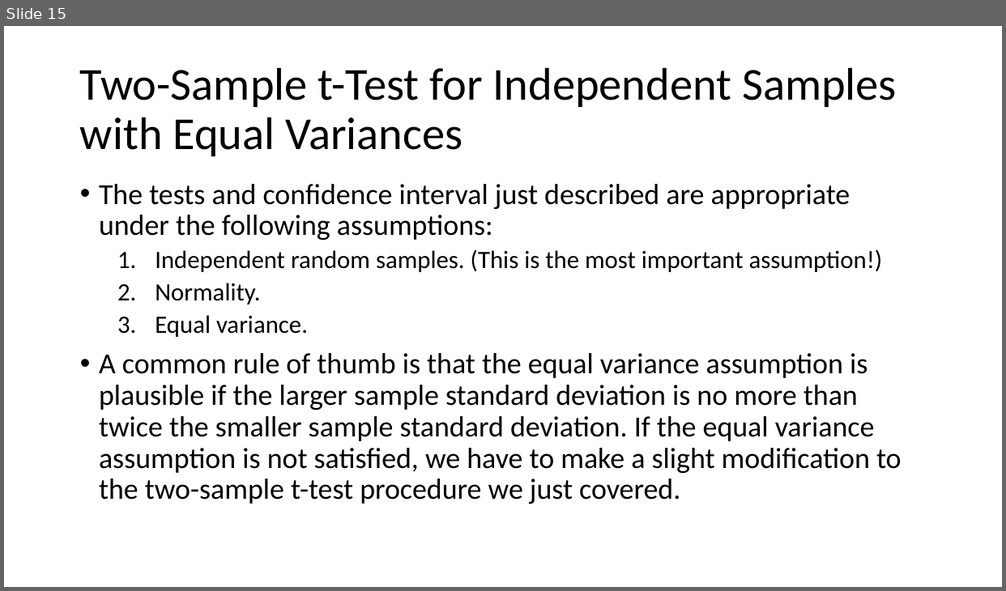
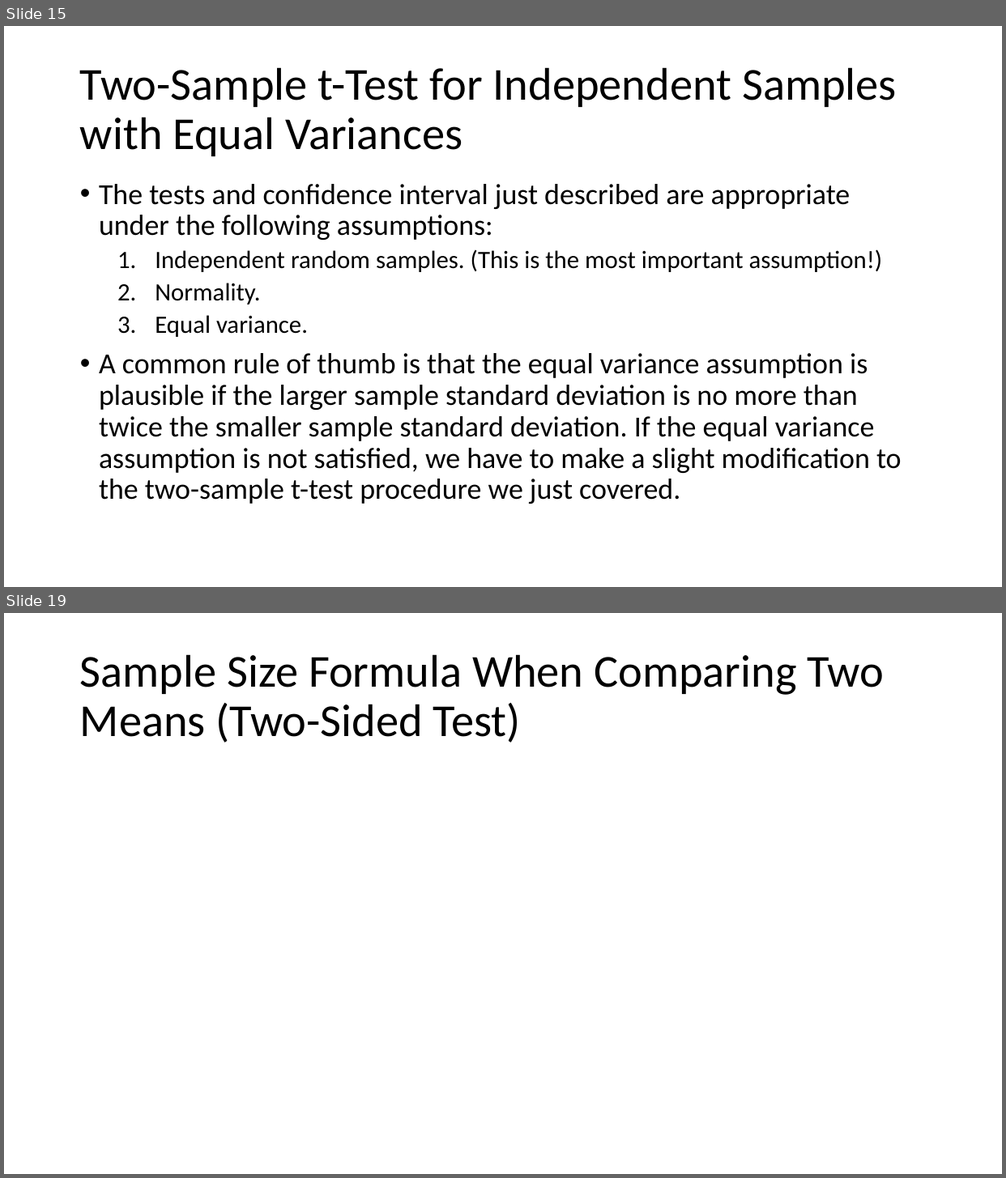
Before and after one commit to bgreenwell/STT6300, a slide deck: Slides/STT 6300 - Chapter 7.pptx. Shown one above the other, each under a label of ours: slide 15 before the commit, slides 15 and 19 after it; the slides between them are not shown. The pictures are 1006x591 and 1006x1178 pixels, drawn with LibreOffice and Linux fonts; fonts in the diff are those of the drawing; grey boxes stand for pictures. Boxes give left, top, right and bottom in pixels: in the first picture for what was removed or moved away, otherwise in the second. Text is boxed around its words. In the diff, an @@ line names an element or a change of style, - is before the commit and + after.

```diff
--- a/Slides/STT 6300 - Chapter 7.pptx
+++ b/Slides/STT 6300 - Chapter 7.pptx
@@ slide 19 added at box(4, 613, 1002, 1174), background #FFFFFF @@
@@ title added at box(80, 654, 884, 743), 44 pt, text #000000 @@
+Sample Size Formula When Comparing Two Means (Two-Sided Test)
```
Also in this commit, not shown: 2 slides changed, 9 other slides added, 1 other file.
